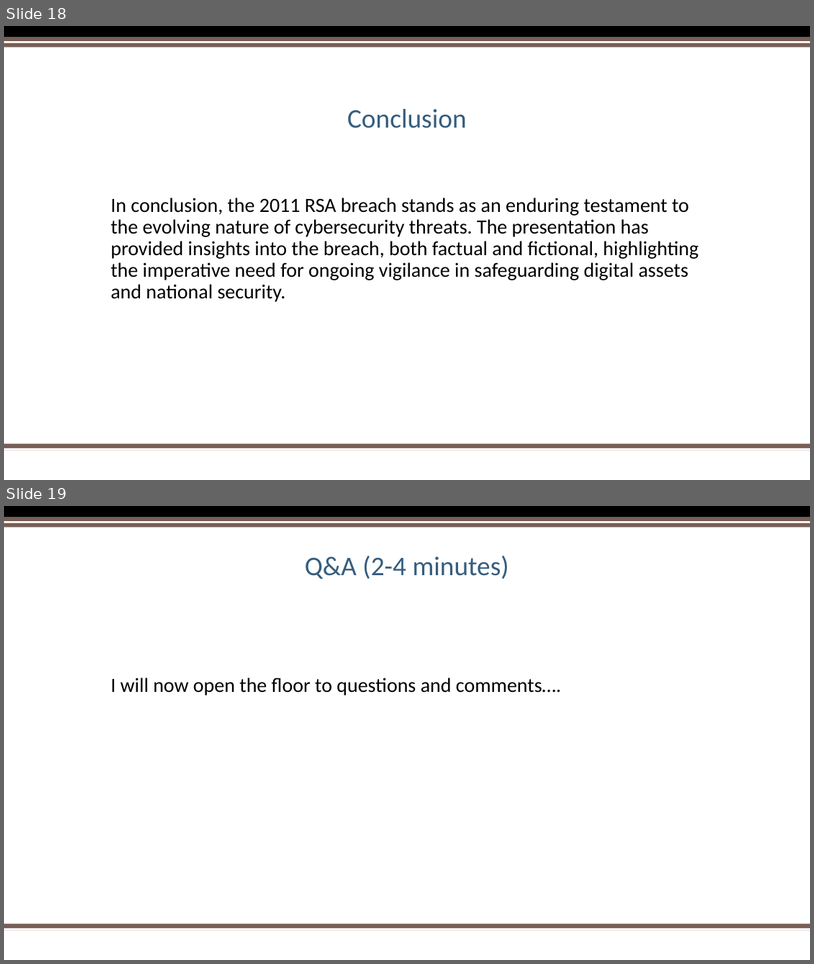
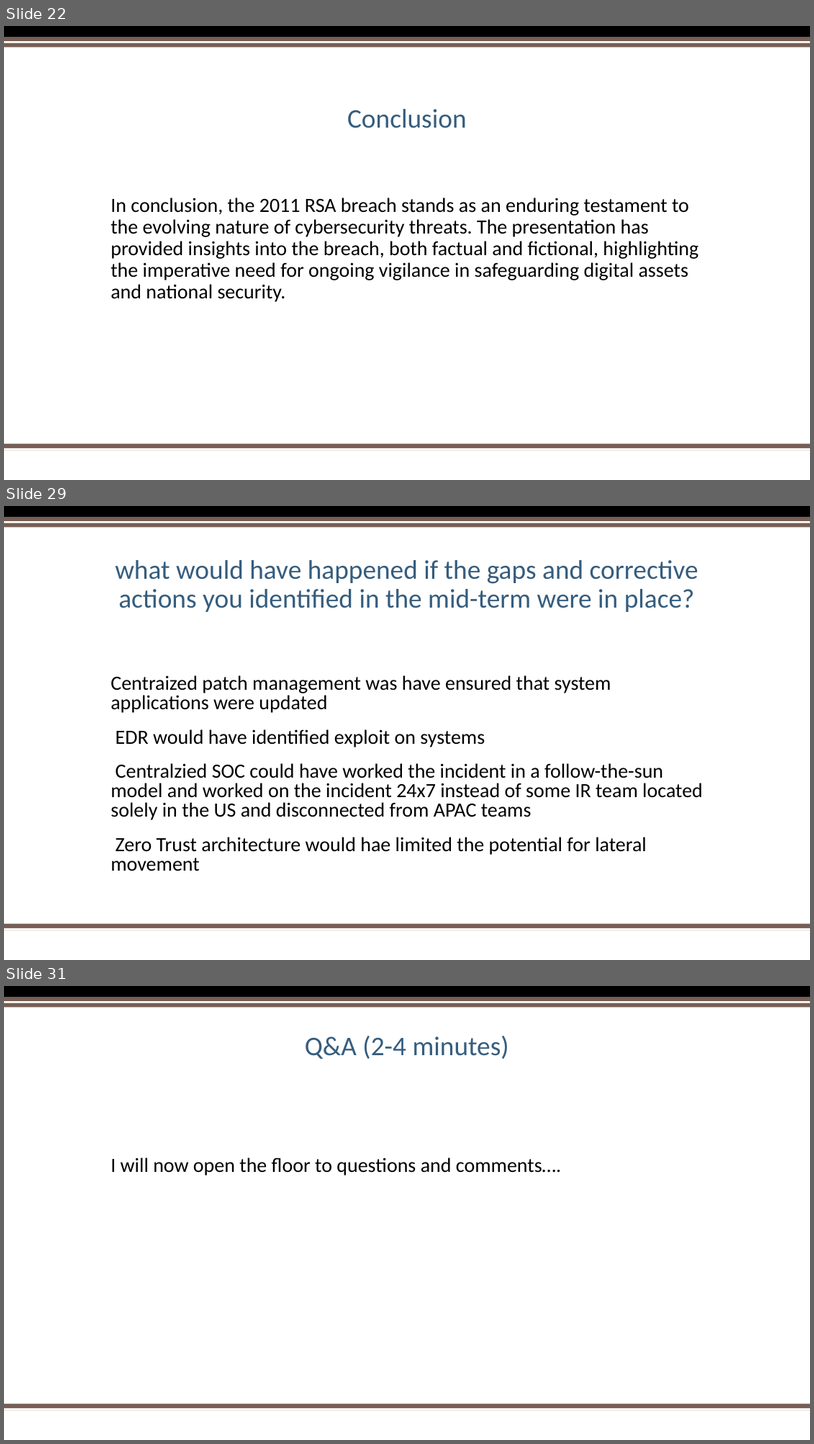
Before and after one commit to 0xTestbuild/IncidentResponseTeam8, a slide deck: lastname_Team8_FA_SlideDeck.pptx. Shown one above the other, each under a label of ours: slides 18 and 19 before the commit, slides 22, 29 and 31 after it; the slides between them are not shown. The pictures are 814x964 and 814x1444 pixels, drawn with LibreOffice and Linux fonts; fonts in the diff are those of the drawing; background and template pictures are left out. Boxes give left, top, right and bottom in pixels: in the first picture for what was removed or moved away, otherwise in the second. Text is boxed around its words. In the diff, an @@ line names an element or a change of style, - is before the commit and + after.

```diff
--- a/lastname_Team8_FA_SlideDeck.pptx
+++ b/lastname_Team8_FA_SlideDeck.pptx
@@ slide 29 added at <box>4,506,810,960</box>, background #FFFFFF; not listed: 5 template elements that a slide beside it also shows @@
@@ title added at <box>115,560,699,612</box>, 32 pt, text #355D7E @@
+what would have happened if the gaps and corrective actions you identified in the mid-term were in place?
@@ text added at <box>111,675,703,871</box>, 24 pt, text #000000 @@
+Centraized patch management was have ensured that system applications were updated
+EDR would have identified exploit on systems
+Centralzied SOC could have worked the incident in a follow-the-sun model and worked on the incident 24x7 instead of some IR team located solely in the US and disconnected from APAC teams
+Zero Trust architecture would hae limited the potential for lateral movement
@@ what was slide 18 is now slide 22 @@
@@ what was slide 19 is now slide 31 @@
```
Also in this commit, not shown: 1 slide changed, 12 other slides added, 1 slide removed.
